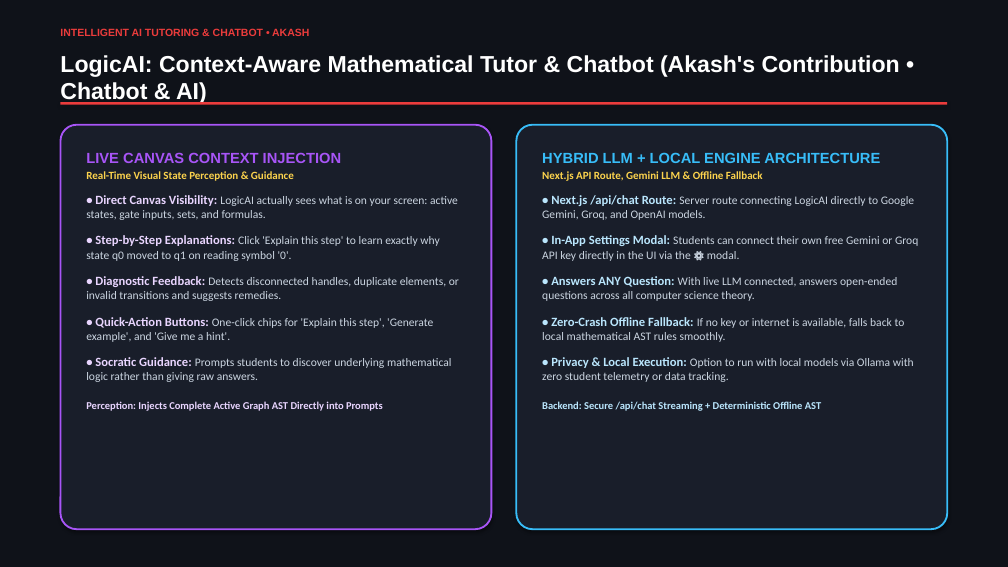
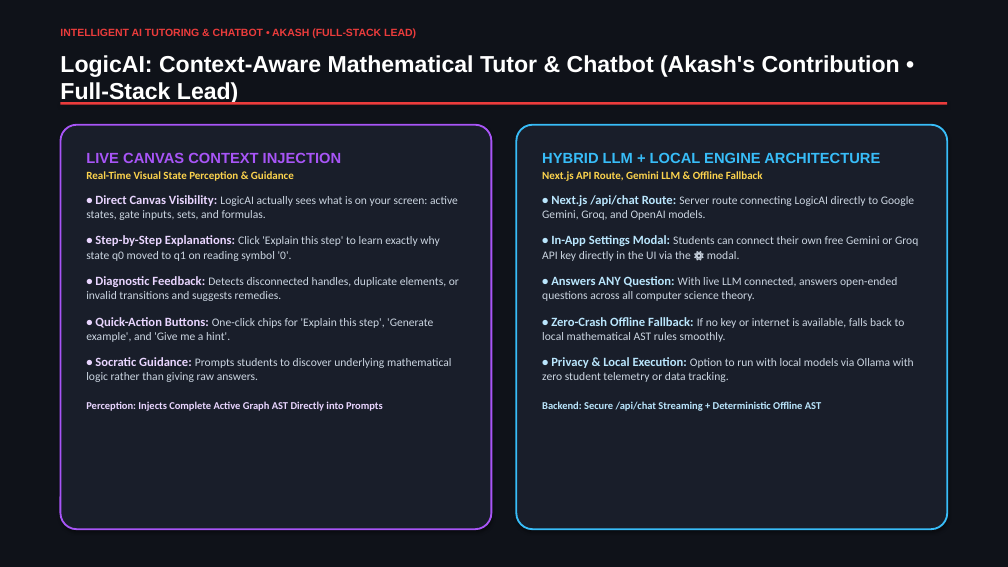
Before and after one commit to akash20065ray-sys/Logic_verse, a slide deck: slide 10 of LogicVerse_Presentation_With_Names.pptx. Drawn at 1008x567 pixels with LibreOffice and Linux fonts; fonts in the diff are those of the drawing. Boxes give left, top, right and bottom in pixels: in the first picture for what was removed or moved away, otherwise in the second. Text is boxed around its words. In the diff, an @@ line names an element or a change of style, - is before the commit and + after.

Commit message:
Align team member roles, modules, and full-stack ownership across slides and paper

```diff
--- a/LogicVerse_Presentation_With_Names.pptx
+++ b/LogicVerse_Presentation_With_Names.pptx
@@ text at [60, 28, 416, 38]: text changed @@
-INTELLIGENT AI TUTORING & CHATBOT • AKASH
+INTELLIGENT AI TUTORING & CHATBOT • AKASH (FULL-STACK LEAD)
@@ text at [60, 55, 900, 105]: text changed @@
-LogicAI: Context-Aware Mathematical Tutor & Chatbot (Akash's Contribution • Chatbot & AI)
+LogicAI: Context-Aware Mathematical Tutor & Chatbot (Akash's Contribution • Full-Stack Lead)
```
Also in this commit, not shown: 8 other slides changed, 4 other files.
